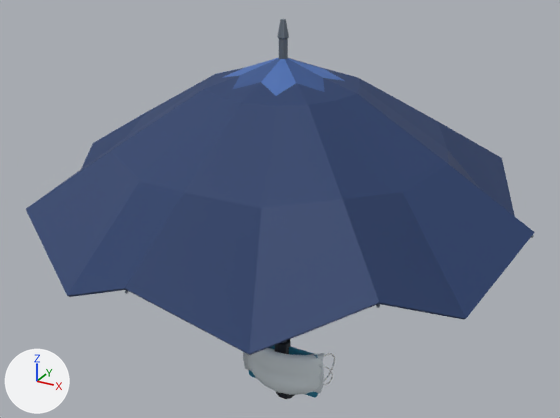
Before and after pictures for a commit that changed the glTF model assets/items.glb.
The view is the same before and after, from a 50 mm camera at (0.331, -0.607, 0.485) aimed at (-0.007, 0.007, 0.178). The lights are fixed; the arrows at lower left show +X, +Y and +Z. The picture after the commit comes second. Vertices at exactly the same position are counted once.

The first picture shows 'ITM06_Mask', 'ITM09_UmbrellaOpen' and 3 more.
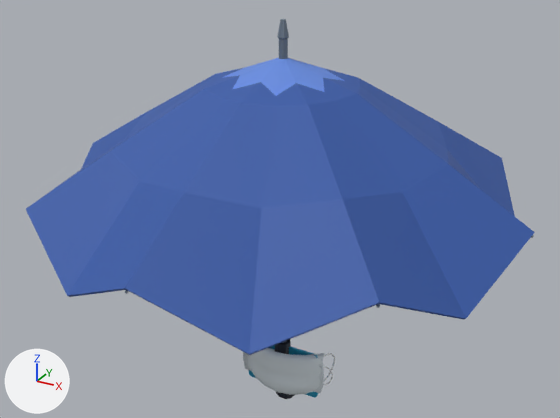
What differs and where, as boxes (x1, y1, x2, y2) in the pictures (560 x 418 px; the box of a moved part takes in the faces that stretch with it):
part 1 of me_itm09_umbrellaopen, moved or reshaped (mostly hidden)
    both: (69, 58, 466, 355)
part 2 of me_itm09_umbrellaopen, recoloured (dark blue to blue)
    both: (26, 67, 535, 354)

What changed in the scene script:
```text
Add mat_itm_umblit:
    mat_itm_umblit = principled_material('ITM_UmbLit')
    mat_itm_umblit.base_color = (0.133, 0.262, 0.745)  # blue #668ce0
    mat_itm_umblit.roughness = 0.66
Add mat_itm_umbdark:
    mat_itm_umbdark = principled_material('ITM_UmbDark')
    mat_itm_umbdark.base_color = (0.0369, 0.105, 0.392)  # blue #365ba8
    mat_itm_umbdark.roughness = 0.66
Change me_itm09_umbrellaopen:
    where me_itm09_umbrellaopen.from_pydata(...)  # 636 vertices, 1224 faces; spans x -0.236..0.236, y -0.236..0.236, z -0.051..0.364
    used by ob_itm09_umbrellaopen; location = (0.0, 0.0, 0.0)
    me_itm09_umbrellaopen part 1: 45 of 636 vertices moved; they spanned x -0.234..0.234, y -0.234..0.234, z 0.165..0.331 and now span x -0.234..0.234, y -0.234..0.234, z 0.165..0.331; mean shift (0.0, 0.0, 0.0); largest move (0.086, 0.207, 0.165) -> (0.0, -0.234, 0.209)
    me_itm09_umbrellaopen part 2: 81 faces spanning x -0.236..0.236, y -0.236..0.236, z 0.165..0.329 switch from mat_itm_umbfold (dark blue #253d6a) to mat_itm_umbdark (blue #365ba8)
    remove me_itm09_umbrellaopen.materials.append(mat_itm_umbfoldlit)  # blue #35548d
    add me_itm09_umbrellaopen.materials.append(mat_itm_umblit)  # blue #668ce0
```
